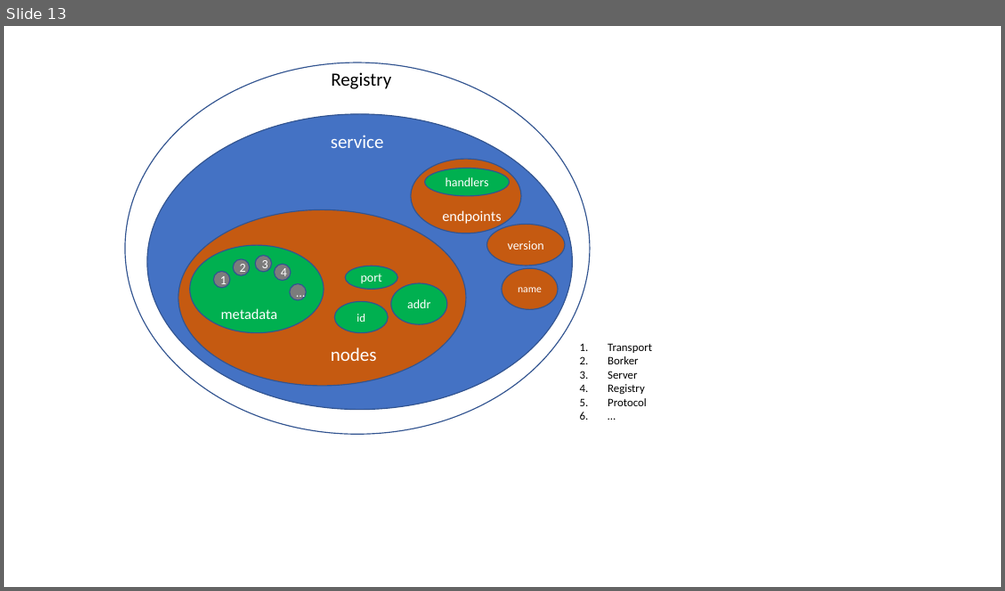
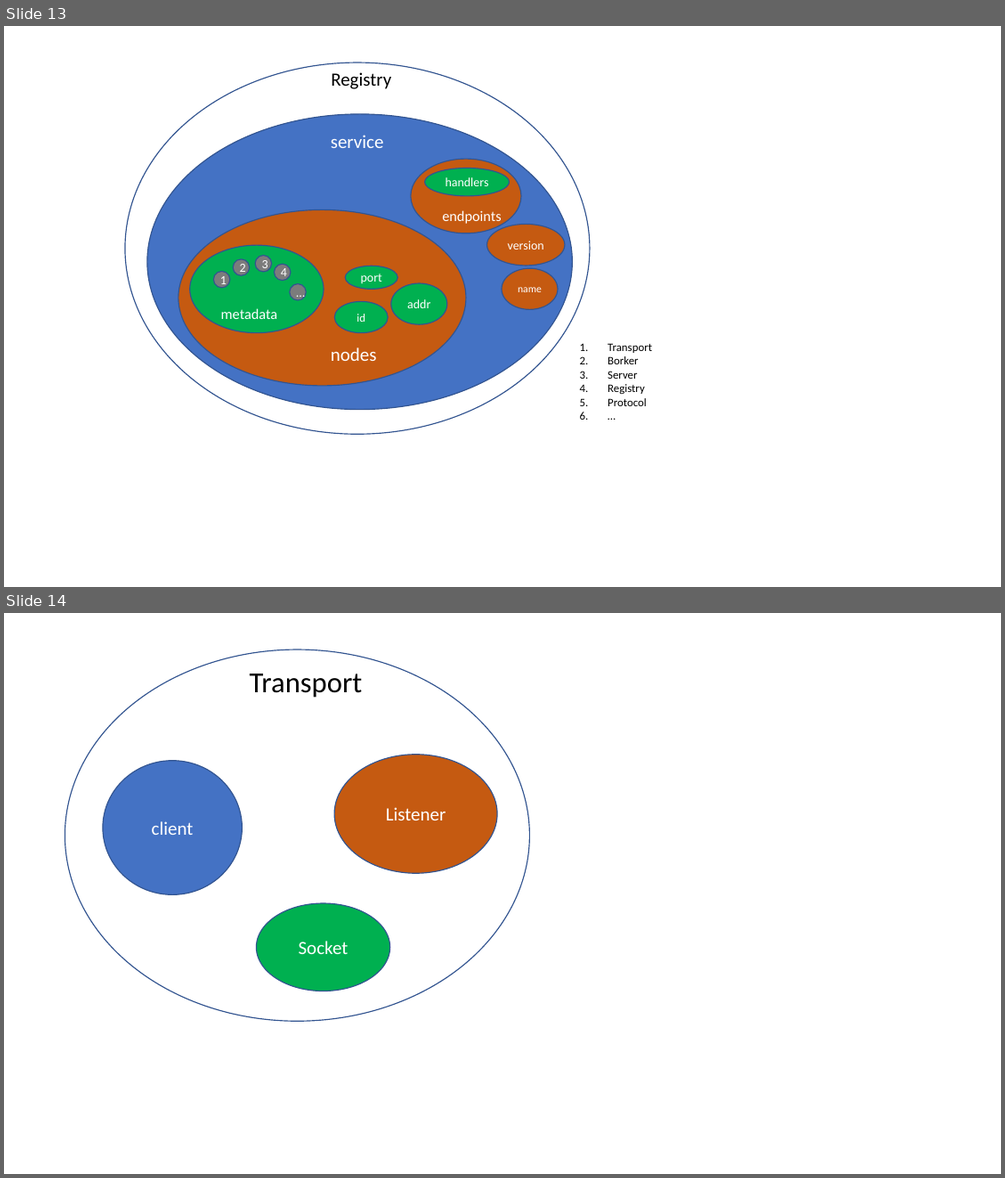
Before and after one commit to printfcoder/stack-rpc-tutorials, a slide deck: microservice-in-micro/docs/design.pptx. Shown one above the other, each under a label of ours: slide 13 before the commit, slides 13 and 14 after it. The pictures are 1005x591 and 1005x1178 pixels, drawn with LibreOffice and Linux fonts; fonts in the diff are those of the drawing. Boxes give left, top, right and bottom in pixels: in the first picture for what was removed or moved away, otherwise in the second. Text is boxed around its words. In the diff, an @@ line names an element or a change of style, - is before the commit and + after.

```diff
--- a/microservice-in-micro/docs/design.pptx
+++ b/microservice-in-micro/docs/design.pptx
@@ slide 14 added at (4,613,1001,1174), background #FFFFFF @@
@@ ellipse added at (65,649,529,1022), fill #FFFFFF, outline #325491 1 pt @@
@@ text added at (250,674,363,698), 28 pt, text #000000 @@
+Transport
@@ ellipse added at (103,761,242,894), fill #4472C4, outline #325491 1 pt, 18 pt, text #FFFFFF @@
+client
@@ ellipse added at (334,755,498,873), fill #C55A11, outline #325491 1 pt, 18 pt, text #FFFFFF @@
+Listener
@@ ellipse added at (256,903,390,990), fill #00B050, outline #325491 1 pt, 18 pt, text #FFFFFF @@
+Socket
```
Also in this commit, not shown: 1 other file.
